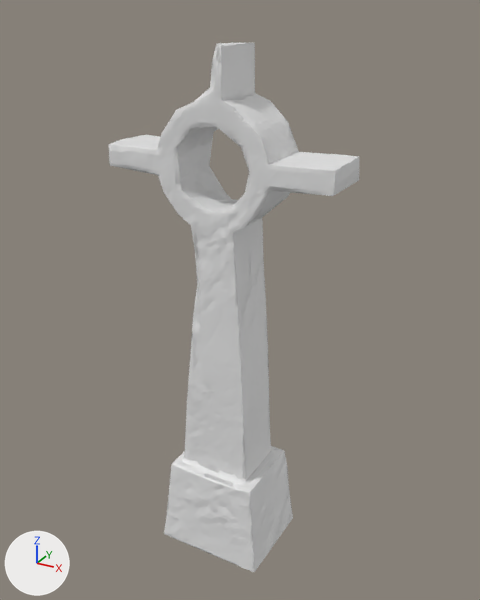
Two versions of the FBX model Assets/Robgrave/Meshes/grave/gravestone02_a.fbx, one commit apart.
Camera for both pictures: a 50 mm camera at (0.868, -1.467, 1.593) aimed at (0.015, 0.082, 0.818). Arrows for +X, +Y and +Z are at lower left; the lights stay in place.

In view in the first picture: 'Gravestone02_lp_A'.
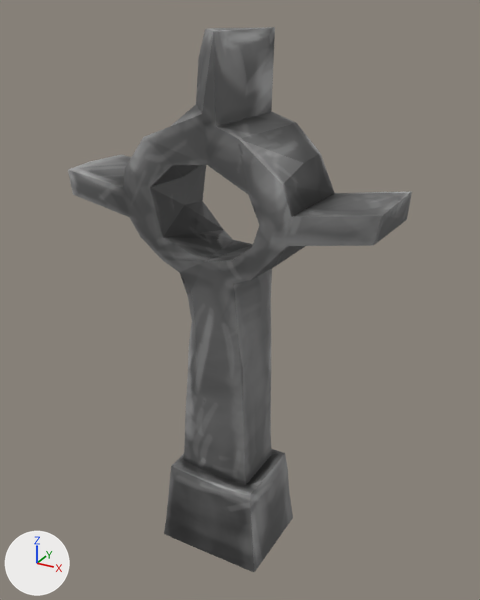
What differs and where, as boxes (x1, y1, x2, y2) in the pictures (480 x 600 px; the box of a moved part takes in the faces that stretch with it):
'Gravestone02_lp_A', recoloured, reshaped, surface changed (37% wider)
    before: (109, 43, 359, 572)
    after: (68, 27, 412, 572)
part 1 of me_cylinder_004, moved or reshaped
    before: (109, 43, 359, 544)
    after: (68, 27, 412, 544)
part 2 of me_cylinder_004, surface changed
    both: (164, 487, 293, 572)

Edits to the bpy script that builds the scene:
```text
Add img_gravestone02_albedo_png:
    img_gravestone02_albedo_png = load_image('gravestone02_albedo.png', '../../Materials/Textures/gravestone02_albedo.png', 1024, 1024, 'sRGB')
Add mat_gravestone02:
    mat_gravestone02 = principled_material('gravestone02')
    mat_gravestone02.texture = img_gravestone02_albedo_png
Change me_cylinder_004:
    used by ob_gravestone02_lp_a; location = (0.0, 0.0, 0.0)
    remove me_cylinder_004.from_pydata(...)  # 164 vertices, 326 faces; spans x -0.34..0.33, y -0.1..0.18, z 0.0..1.51
    remove me_cylinder_004.materials.append(mat_gravestone02_a)
    add me_cylinder_004.from_pydata(...)  # 164 vertices, 326 faces; spans x -0.46..0.46, y -0.1..0.2, z 0.0..1.55
    me_cylinder_004 part 1: 138 of 164 vertices moved; they spanned x -0.34..0.33, y -0.08..0.17, z 0.21..1.51 and now span x -0.46..0.46, y -0.1..0.2, z 0.21..1.55; mean shift (-0.01, 0.0, -0.08); largest move (0.33, 0.13, 1.2) -> (0.45, 0.16, 1.1)
    me_cylinder_004 part 2: texture (UV) coordinates of 326 of 326 faces, centred in x -0.33..0.33, y -0.09..0.18, z 0.0..1.51, changed; they spanned u 0.0..1.0, v 0.0..0.97 and now span u 0.01..0.99, v 0.01..0.97
    add me_cylinder_004.materials.append(mat_gravestone02)  # picture img_gravestone02_albedo_png
```
